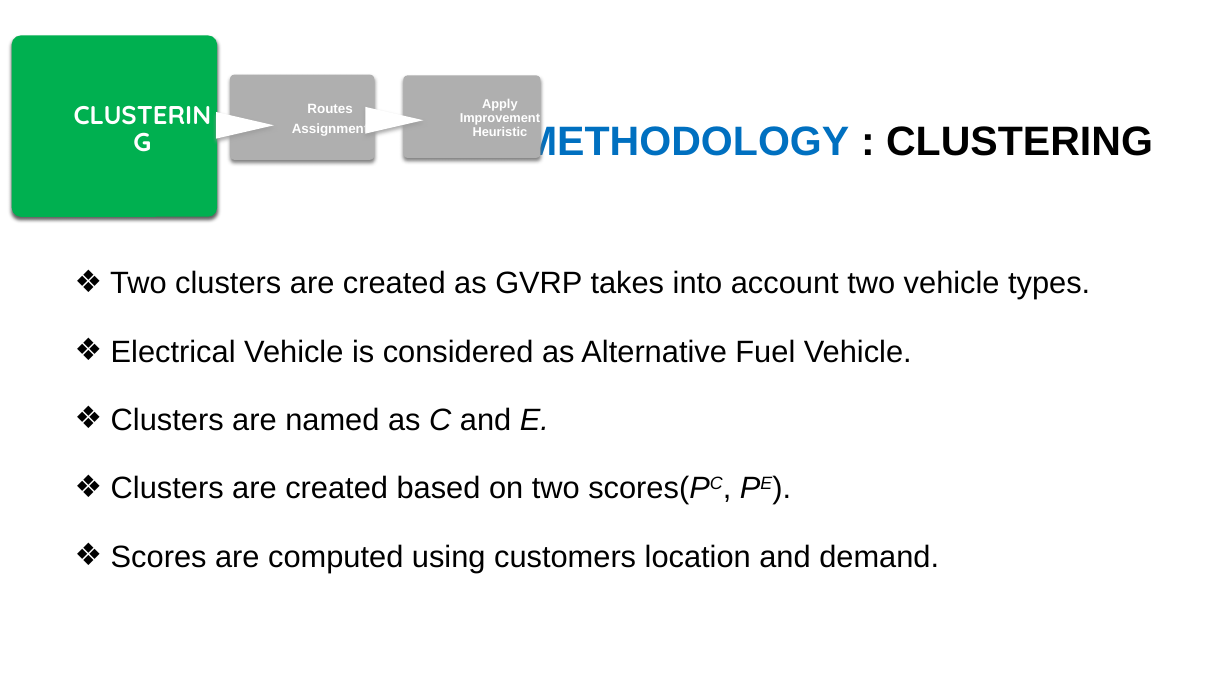
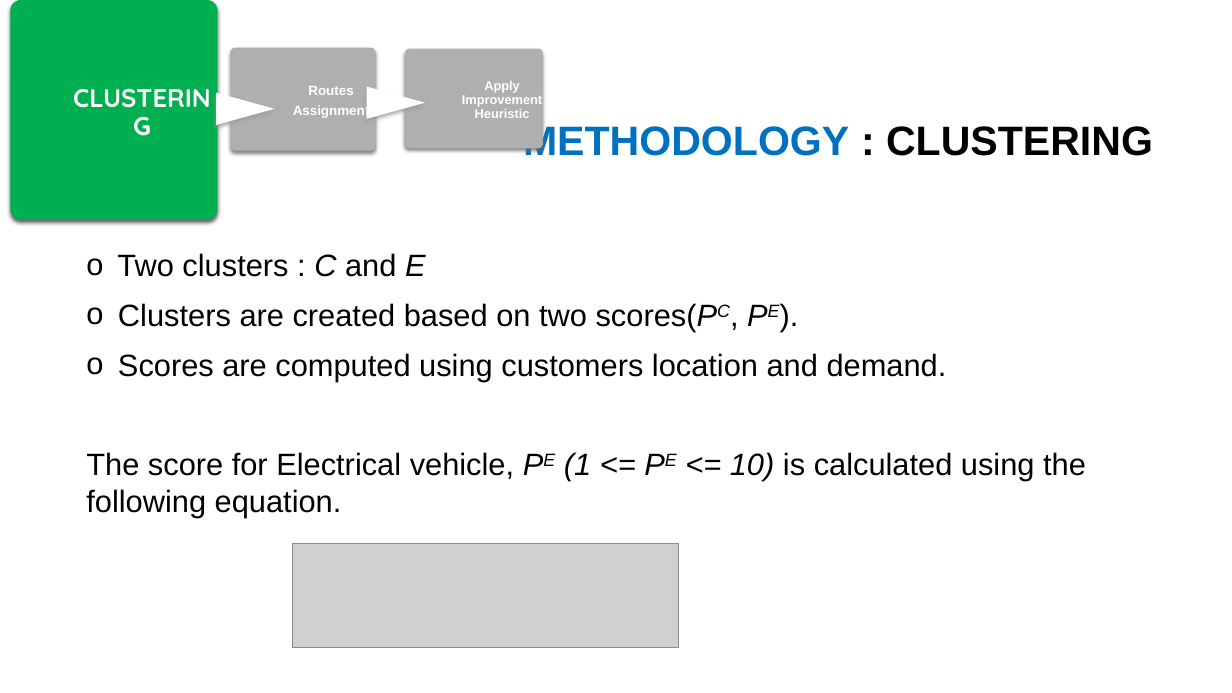
Before and after one commit to nayan082/Thesis-report-slide, a slide deck: slide 9 of 1507082.pptx. Drawn at 1232x693 pixels with LibreOffice and Linux fonts; fonts in the diff are those of the drawing; grey boxes stand for pictures; background and template pictures are left out. Boxes give left, top, right and bottom in pixels: in the first picture for what was removed or moved away, otherwise in the second. Text is boxed around its words. In the diff, an @@ line names an element or a change of style, - is before the commit and + after.

```diff
--- a/1507082.pptx
+++ b/1507082.pptx
@@ rounded rectangle resized from (x1=12, y1=35, x2=217, y2=216) to (x1=10, y1=0, x2=217, y2=220) @@
@@ text "CLUSTERING" rewrapped from (x1=66, y1=35, x2=219, y2=216) to (x1=65, y1=0, x2=219, y2=220) @@
@@ rounded rectangle resized from (x1=230, y1=75, x2=374, y2=160) to (x1=230, y1=47, x2=375, y2=151) @@
@@ text "Routes" moved from (x1=292, y1=104, x2=369, y2=136) to (x1=293, y1=86, x2=370, y2=118) @@
@@ rounded rectangle resized from (x1=403, y1=76, x2=540, y2=158) to (x1=405, y1=49, x2=543, y2=149) @@
@@ text "Apply Improvement Heuristic" moved from (x1=460, y1=99, x2=540, y2=136) to (x1=462, y1=81, x2=542, y2=118) @@
@@ flow chart extract resized from (x1=365, y1=107, x2=423, y2=134) to (x1=367, y1=87, x2=425, y2=119) @@
@@ flow chart extract resized from (x1=216, y1=112, x2=274, y2=139) to (x1=216, y1=92, x2=274, y2=125) @@
@@ text "Two clusters : C and ..." moved from (x1=110, y1=270, x2=1090, y2=572) to (x1=86, y1=253, x2=1086, y2=518) @@
@@ text at (x1=117, y1=253, x2=426, y2=277): text changed @@
-❖ Two clusters are created as GVRP takes into account two vehicle types.
-❖ Electrical Vehicle is considered as Alternative Fuel Vehicle.
-❖ Clusters are named as C and E.
+o Two clusters : C and E
@@ text at (x1=118, y1=303, x2=947, y2=381): bullet ❖ to o; line spacing 1.5 to 1 @@
@@ text at (x1=86, y1=452, x2=1086, y2=518): paragraph added @@
+The score for Electrical vehicle, PE (1 <= PE <= 10) is calculated using the following equation.
@@ picture added at (x1=293, y1=544, x2=679, y2=649) @@
```
Also in this commit, not shown: 15 other slides changed, 1 slide added, 2 other files.
